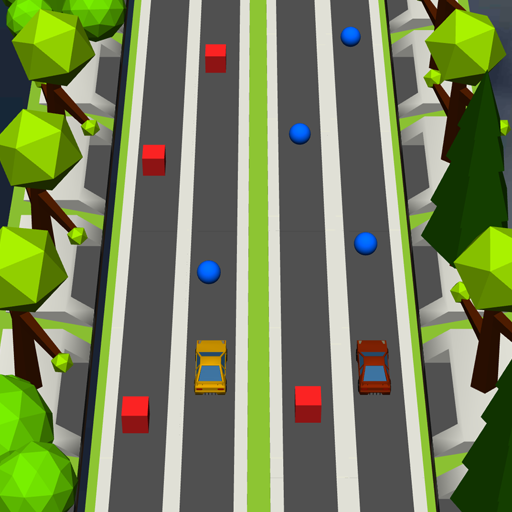
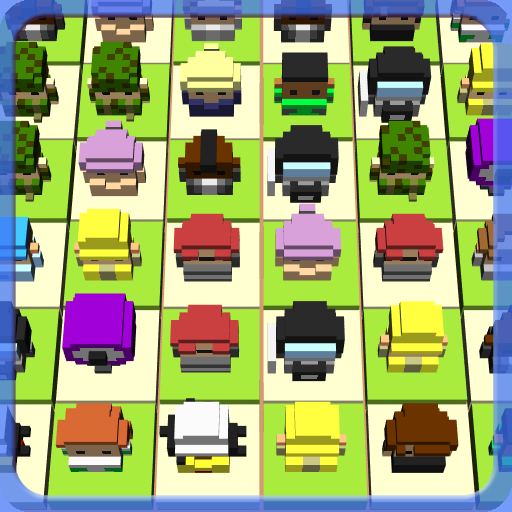
Revision of a layered 512px x 512px image; what changed, layer by layer:
removed layer "Layer 4" over bbox(0, 0, 512, 512)
removed layer "Layer 3" over bbox(0, 0, 512, 512)
removed layer "Layer 2" over bbox(0, 0, 512, 512)
removed layer "Layer 1" over bbox(35, 51, 472, 437)
added layer "Layer 12" (72%) above "Layer 10" over bbox(0, 0, 512, 512)
added layer "Layer 10" above "Layer 9" over bbox(0, 0, 512, 512)
hid "Background" over bbox(0, 0, 512, 512)
